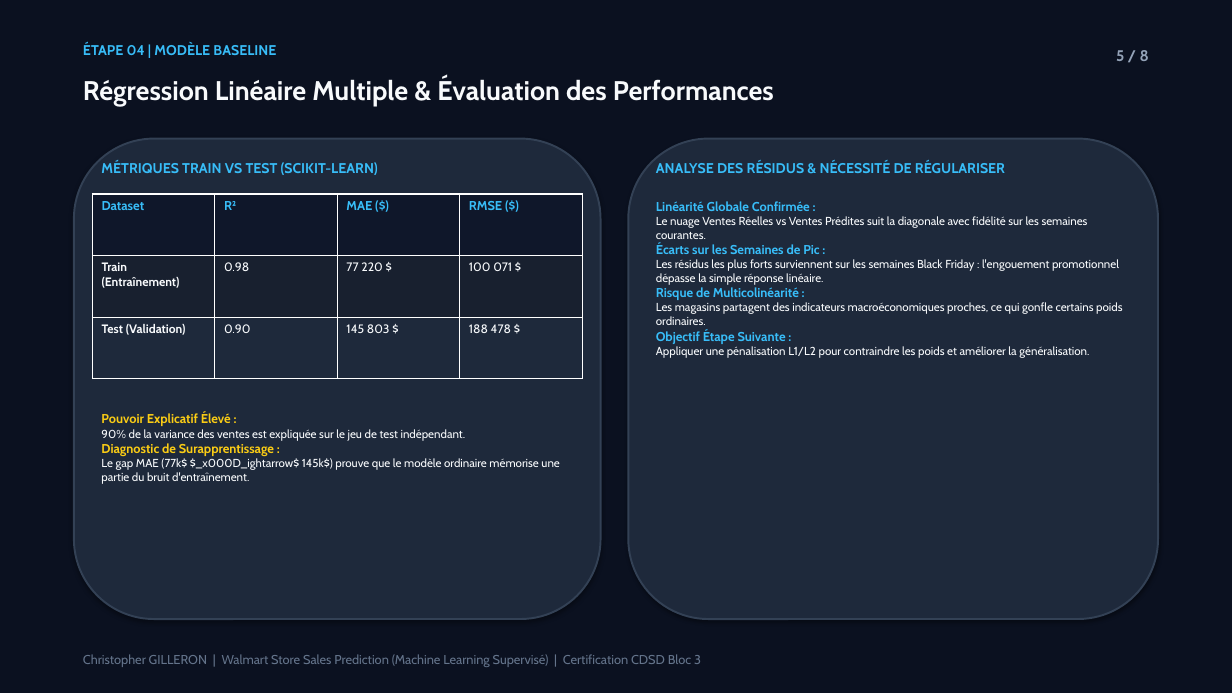
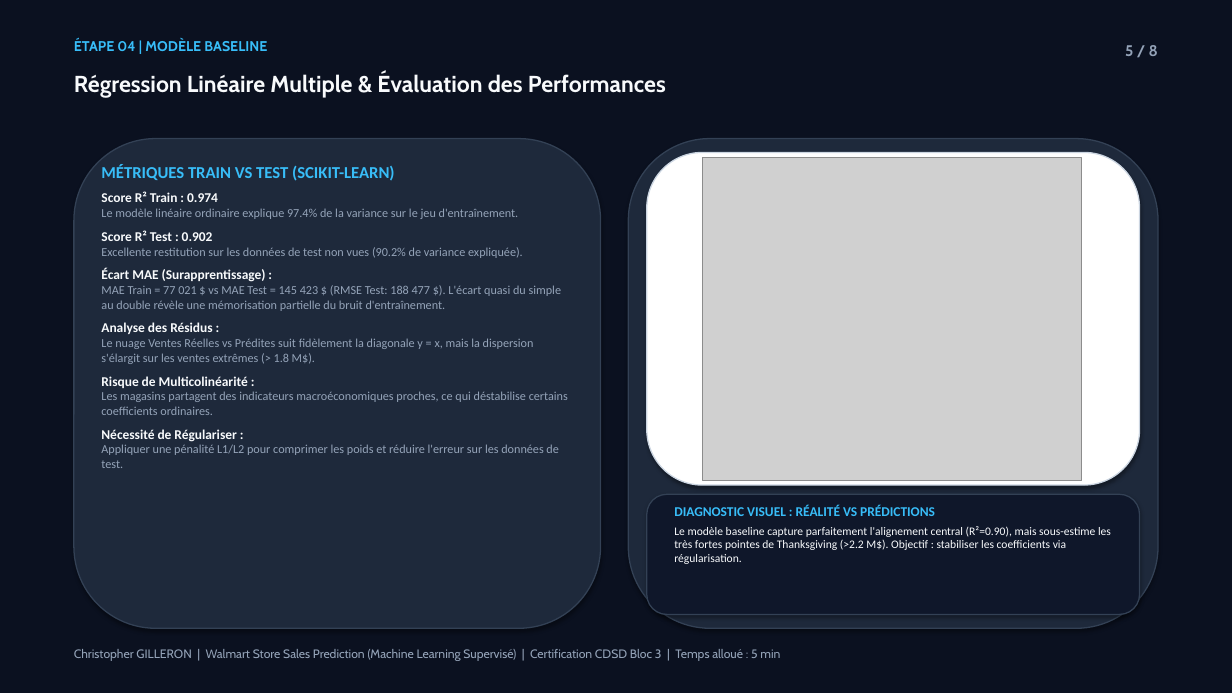
Before and after one commit to Elkristobal59/CERTIFICATION_CDSD, a slide deck: slide 5 of Bloc_3_Machine_Learning/Walmart/Walmart_presentation.pptx. Drawn at 1232x693 pixels with LibreOffice and Linux fonts; fonts in the diff are those of the drawing; grey boxes stand for pictures. Boxes give left, top, right and bottom in pixels: in the first picture for what was removed or moved away, otherwise in the second. Text is boxed around its words. In the diff, an @@ line names an element or a change of style, - is before the commit and + after.

Commit message:
feat(certif): integration des visuels des notebooks dans les pptx Steam, Walmart et North Face (8 slides)

```diff
--- a/Bloc_3_Machine_Learning/Walmart/Walmart_presentation.pptx
+++ b/Bloc_3_Machine_Learning/Walmart/Walmart_presentation.pptx
@@ text "ÉTAPE 04 | MODÈLE BASELINE" moved from (x1=83, y1=43, x2=276, y2=55) to (x1=74, y1=38, x2=267, y2=51) @@
@@ text "5 / 8" moved from (x1=1116, y1=50, x2=1149, y2=61) to (x1=1125, y1=45, x2=1158, y2=56) @@
@@ text "Régression Linéaire Multiple & Évaluation ..." at (x1=74, y1=72, x2=666, y2=98): size 21 to 18 pt @@
@@ rounded rectangle resized from (x1=74, y1=139, x2=601, y2=619) to (x1=74, y1=139, x2=601, y2=628) @@
@@ rounded rectangle at (x1=74, y1=139, x2=601, y2=628): outline #334155 1.5 pt to #334155 1 pt @@
@@ rounded rectangle at (x1=628, y1=139, x2=1158, y2=628): outline #334155 1.5 pt to #334155 1 pt @@
@@ rounded rectangle resized from (x1=628, y1=139, x2=1158, y2=619) to (x1=628, y1=139, x2=1158, y2=628) @@
@@ text at (x1=101, y1=164, x2=395, y2=181): size 11 to 13 pt, font Cabin to Calibri in "MÉTRIQUES TRAIN VS TEST (SCIKIT-LEARN)" @@
@@ rounded rectangle added at (x1=647, y1=152, x2=1140, y2=485), fill #FFFFFF, outline #CBD5E1 1 pt @@
@@ text removed at (x1=656, y1=161, x2=1005, y2=173) @@
-ANALYSE DES RÉSIDUS & NÉCESSITÉ DE RÉGULARISER
@@ picture added at (x1=702, y1=157, x2=1081, y2=481) @@
@@ table removed at (x1=92, y1=194, x2=580, y2=379), 3 rows, 4 columns @@
-Dataset | R² | MAE ($) | RMSE ($)
-Train (Entraînement) | 0.98 | 77 220 $ | 100 071 $
-Test (Validation) | 0.90 | 145 803 $ | 188 478 $
@@ text at (x1=101, y1=191, x2=568, y2=468): paragraphs added @@
+Score R² Train : 0.974
+Le modèle linéaire ordinaire explique 97.4% de la variance sur le jeu d'entraînement.
+Score R² Test : 0.902
+Excellente restitution sur les données de test non vues (90.2% de variance expliquée).
+Écart MAE (Surapprentissage) :
+MAE Train = 77 021 $ vs MAE Test = 145 423 $ (RMSE Test: 188 477 $). L'écart quasi du simple au double révèle une mémorisation partielle du bruit d'entraînement.
+Analyse des Résidus :
+Le nuage Ventes Réelles vs Prédites suit fidèlement la diagonale y = x, mais la dispersion s'élargit sur les ventes extrêmes (> 1.8 M$).
+Risque de Multicolinéarité :
+Les magasins partagent des indicateurs macroéconomiques proches, ce qui déstabilise certains coefficients ordinaires.
+Nécessité de Régulariser :
+Appliquer une pénalité L1/L2 pour comprimer les poids et réduire l'erreur sur les données de test.
@@ text removed at (x1=101, y1=413, x2=559, y2=484) @@
-Pouvoir Explicatif Élevé :
-90% de la variance des ventes est expliquée sur le jeu de test indépendant.
-Diagnostic de Surapprentissage :
-Le gap MAE (77k$ $_x000D_ightarrow$ 145k$) prouve que le modèle ordinaire mémorise une partie du bruit d'entraînement.
@@ rounded rectangle added at (x1=647, y1=494, x2=1140, y2=615), fill #0F172A, outline #334155 1 pt @@
@@ text at (x1=674, y1=505, x2=1111, y2=564): text changed; font Cabin to Calibri @@
-Linéarité Globale Confirmée :
-Le nuage Ventes Réelles vs Ventes Prédites suit la diagonale avec fidélité sur les semaines courantes.
-Écarts sur les Semaines de Pic :
-Les résidus les plus forts surviennent sur les semaines Black Friday : l'engouement promotionnel dépasse la simple réponse linéaire.
-Risque de Multicolinéarité :
-Les magasins partagent des indicateurs macroéconomiques proches, ce qui gonfle certains poids ordinaires.
-Objectif Étape Suivante :
-Appliquer une pénalisation L1/L2 pour contraindre les poids et améliorer la généralisation.
+DIAGNOSTIC VISUEL : RÉALITÉ VS PRÉDICTIONS
+Le modèle baseline capture parfaitement l'alignement central (R²=0.90), mais sous-estime les très fortes pointes de Thanksgiving (>2.2 M$). Objectif : stabiliser les coefficients via régularisation.
@@ text at (x1=74, y1=649, x2=780, y2=661): text changed; size 10 to 9.5 pt; text colour #64748B to #94A3B8 @@
-Christopher GILLERON | Walmart Store Sales Prediction (Machine Learning Supervisé) | Certification CDSD Bloc 3
+Christopher GILLERON | Walmart Store Sales Prediction (Machine Learning Supervisé) | Certification CDSD Bloc 3 | Temps alloué : 5 min
```
Also in this commit, not shown: 7 other slides changed, 5 other files.
